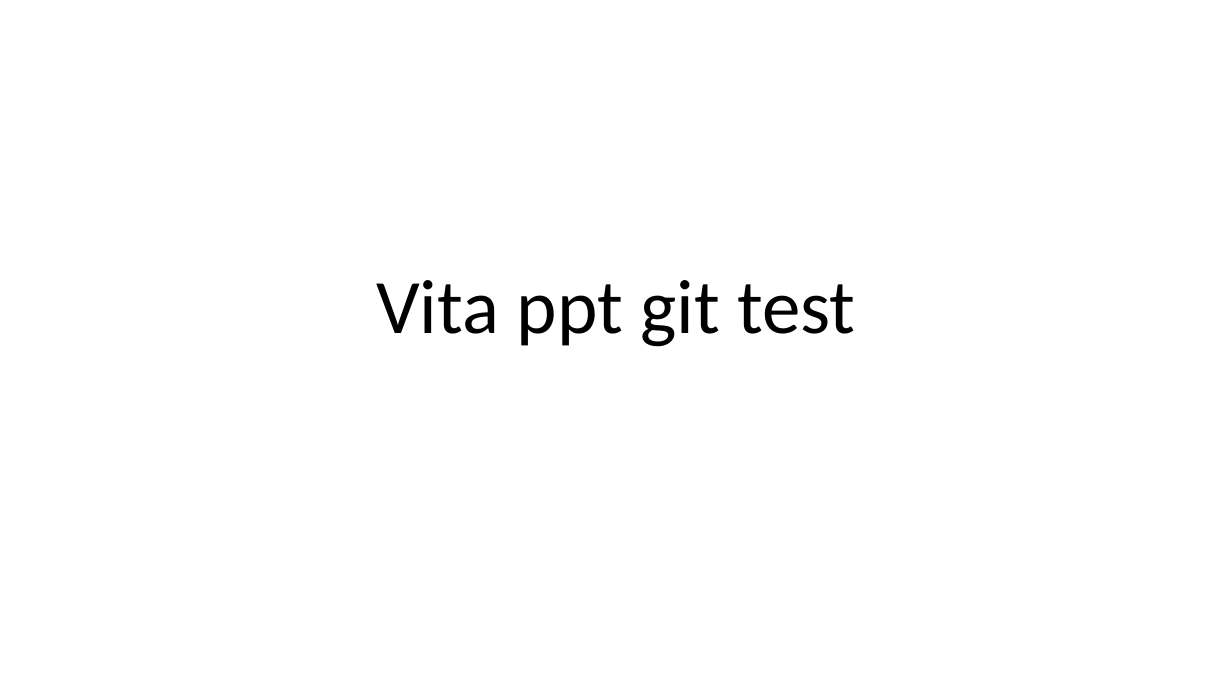
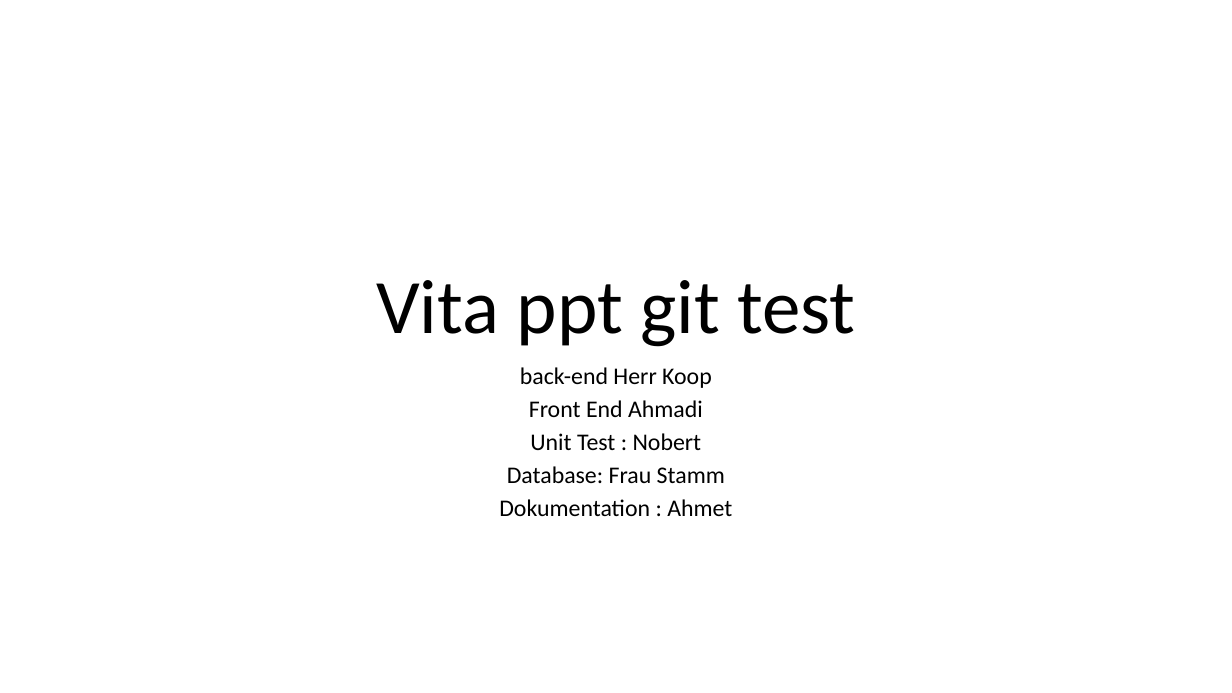
Before and after one commit to secure73/vita_presentation, a slide deck: slide 1 of vita.pptx. Drawn at 1232x693 pixels with LibreOffice and Linux fonts; fonts in the diff are those of the drawing. Boxes give left, top, right and bottom in pixels: in the first picture for what was removed or moved away, otherwise in the second. Text is boxed around its words. In the diff, an @@ line names an element or a change of style, - is before the commit and + after.

Commit message:
Aufgabe Verteilung

```diff
--- a/vita.pptx
+++ b/vita.pptx
@@ subtitle added at bbox=[499, 367, 732, 516], 18.6 pt, text #000000 @@
+back-end Herr Koop
+Front End Ahmadi
+Unit Test : Nobert
+Database: Frau Stamm
+Dokumentation : Ahmet
```
